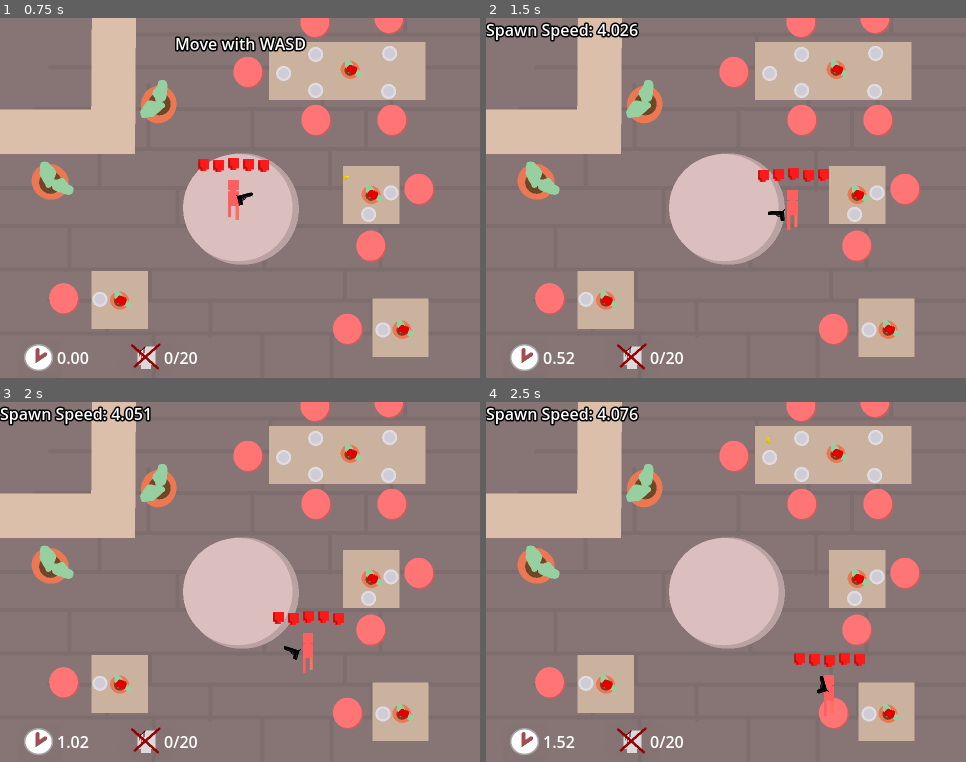
Above: before the commit, frames 1-4 (two rows, left to right).
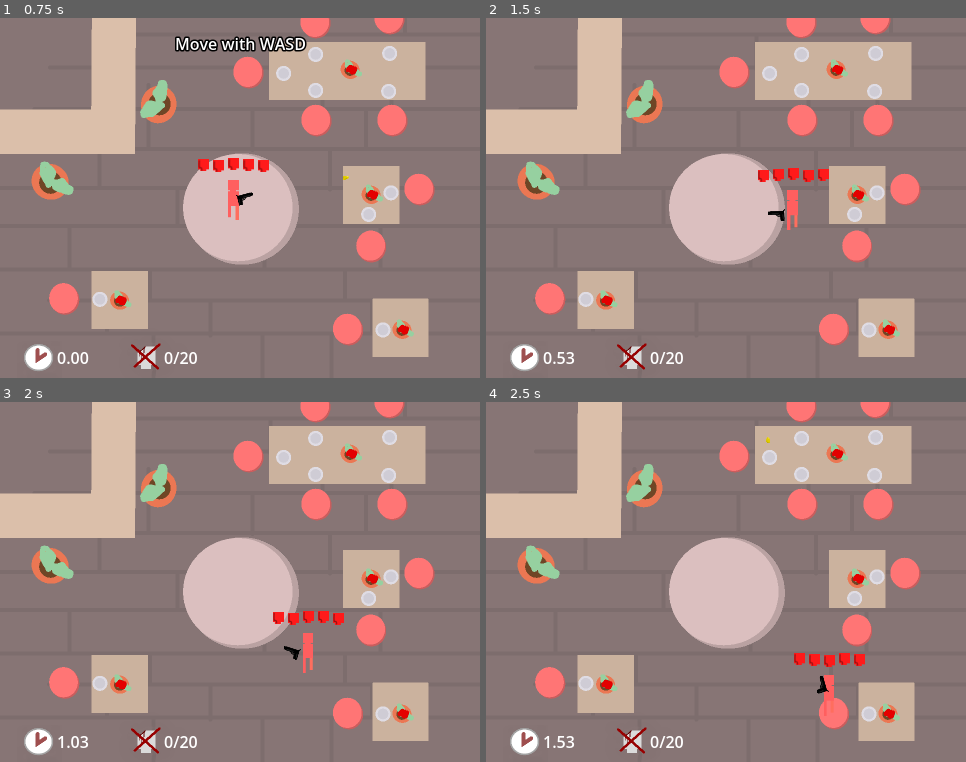
Above: after the commit, the same moments.

Repository: OgGhostJelly/Zombie-BurgerZ
Game: Godot game, scene res://objects/level/level.tscn
Two runs of this game, one before a commit and one after it. Both use one fixed random seed, a clock stepped at 60 frames per second and the inputs below. Sound files missing from this copy of the repository are replaced by a short silence.
Inputs (mouse positions are in pixels of both pictures, inside the frame that each line leads up to):
- Up to frame 1 (0.75 s): move the mouse to (345, 180) at 0.52 s; press the mouse at (345, 180) at 0.53 s; hold D (move_right) from 0.53 s (still down)
- Up to frame 2 (1.5 s): move the mouse to (630, 216) at 1.27 s; release D (move_right) at 1.28 s; release the mouse at (630, 216) at 1.28 s; hold S (move_down) from 1.28 s (still down); tap U (info) at 1.35 s
- Up to frame 3 (2 s): keep holding S (move_down)
- Up to frame 4 (2.5 s): move the mouse to (774, 502) at 2.02 s; release S (move_down) at 2.03 s; press the mouse at (774, 502) at 2.03 s; hold D (move_right) from 2.03 s (still down)

Frame 1 is identical in both runs. In frame 2, 1.1% of the frame differs, in the area x 0-32%, y 1-97%; in frame 3, 1.1%; in frame 4, 1.1%.

Commit message:
Removed "dynamic" difficulty because it wasn't that good
- Changed README
- Removed dynamic difficulty

Diff:
--- a/objects/level/level.gd
+++ b/objects/level/level.gd
@@ -23,21 +23,16 @@
 
 	player.health.value_changed.connect(func():
 		grace_period_timer.start()
-		spawn_timer.paused = true
-		spawn_timer.wait_time += 2.0)
+		spawn_timer.paused = true)
 
 
 func _process(delta: float) -> void:
 	if Input.is_action_just_pressed(&"info"):
 		$FrontLayer/DebugInfo.visible = not $FrontLayer/DebugInfo.visible
 
-	$FrontLayer/DebugInfo/ZombieSpawnSpeed.text = \
-		"Spawn Speed: %.3f" % spawn_timer.wait_time
-
-	time_label.text = "%.2f" % time
 	if not spawn_timer.is_stopped():
 		time += delta
-		spawn_timer.wait_time = move_toward(spawn_timer.wait_time, 6.0, delta * 0.05)
+		time_label.text = "%.2f" % time
 
 
 func _on_spawn_timer_timeout() -> void:
@@ -51,7 +46,6 @@
 	obj.global_position = spawn_path_follow.global_position
 
 	obj.died.connect(func():
-		spawn_timer.wait_time = move_toward(spawn_timer.wait_time, 2.0, 0.3)
 		kill_count += 1
 		kill_count_label.text = "%s/20" % kill_count)
 
--- a/objects/level/level.tscn
+++ b/objects/level/level.tscn
@@ -17,10 +17,6 @@
 "points": PackedVector2Array(0, 0, 0, 0, -18, -16, 0, 0, 0, 0, 493, -14, 0, 0, 0, 0, 489, 374, 0, 0, 0, 0, -20, 371, 0, 0, 0, 0, -18, -16)
 }
 point_count = 5
-
-[sub_resource type="LabelSettings" id="LabelSettings_tkni3"]
-outline_size = 6
-outline_color = Color(0, 0, 0, 1)
 
 [node name="Level" type="Node2D"]
 script = ExtResource("1_r6cjg")
@@ -63,10 +59,6 @@
 grow_horizontal = 2
 grow_vertical = 2
 
-[node name="ZombieSpawnSpeed" type="Label" parent="FrontLayer/DebugInfo"]
-layout_mode = 2
-label_settings = SubResource("LabelSettings_tkni3")
-
 [node name="Time" type="Label" parent="FrontLayer"]
 anchors_preset = 2
 anchor_top = 1.0
Not shown: 1 places in objects/level/level.tscn that only renumber resources
Not shown, changed: README.md
